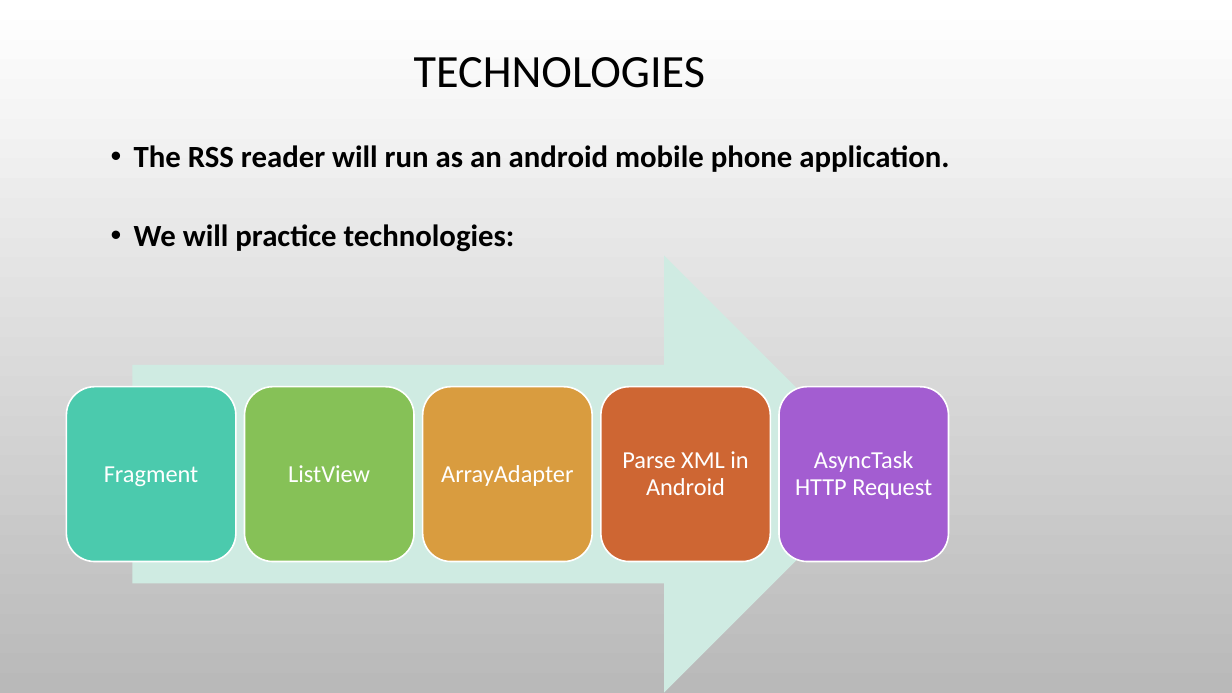
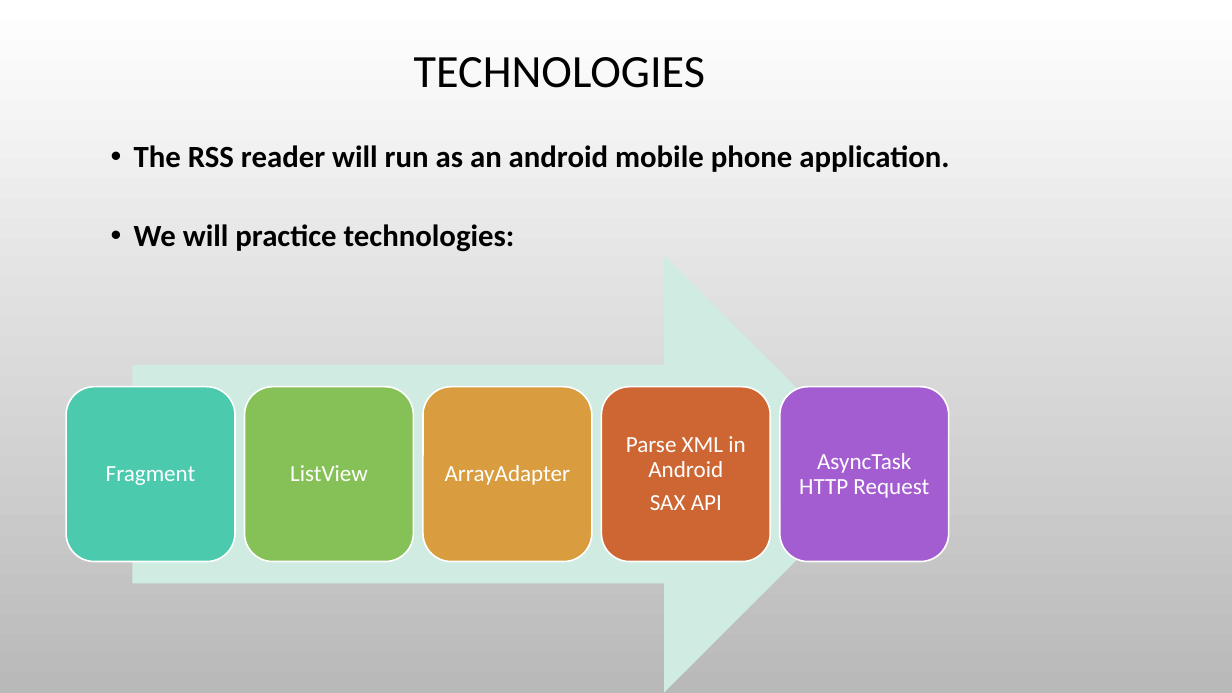
Before and after one commit to paceuniversity/CS6392015team5, a slide deck: slide 7 of ProjectCS639.pptx. Drawn at 1232x693 pixels with LibreOffice and Linux fonts; fonts in the diff are those of the drawing; background and template pictures are left out. Boxes give left, top, right and bottom in pixels: in the first picture for what was removed or moved away, otherwise in the second. Text is boxed around its words. In the diff, an @@ line names an element or a change of style, - is before the commit and + after.

```diff
--- a/ProjectCS639.pptx
+++ b/ProjectCS639.pptx
@@ size 19 to 18 pt in 4 elements at (x1=106, y1=466, x2=196, y2=485), (x1=290, y1=465, x2=368, y2=481), (x1=445, y1=465, x2=571, y2=485), (x1=799, y1=453, x2=929, y2=498) @@
@@ text at (x1=626, y1=436, x2=745, y2=477): size 19 to 18 pt in "Parse XML in Android" @@
@@ text at (x1=650, y1=495, x2=722, y2=510): paragraph added @@
+SAX API
```
Also in this commit, not shown: 1 other slide changed.
